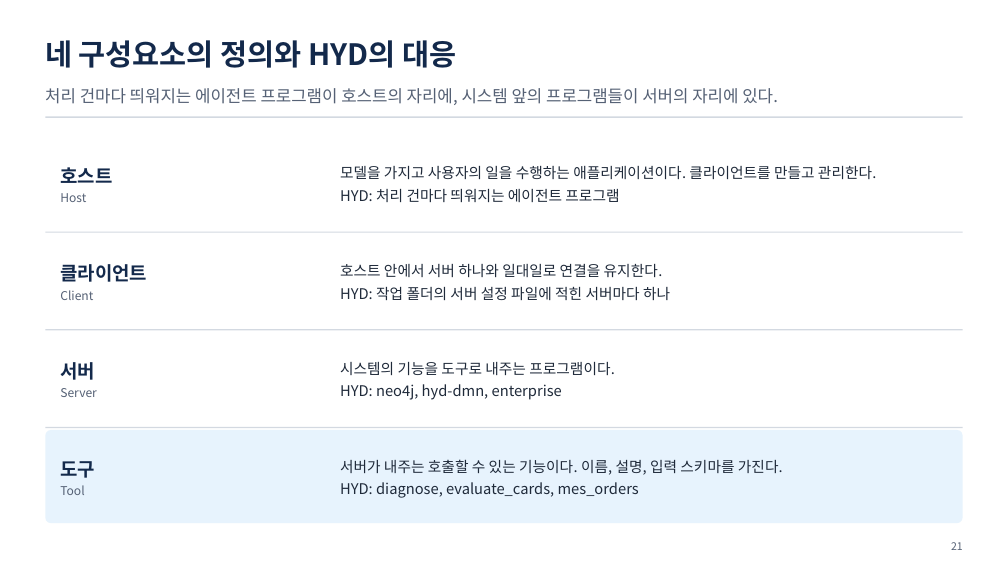
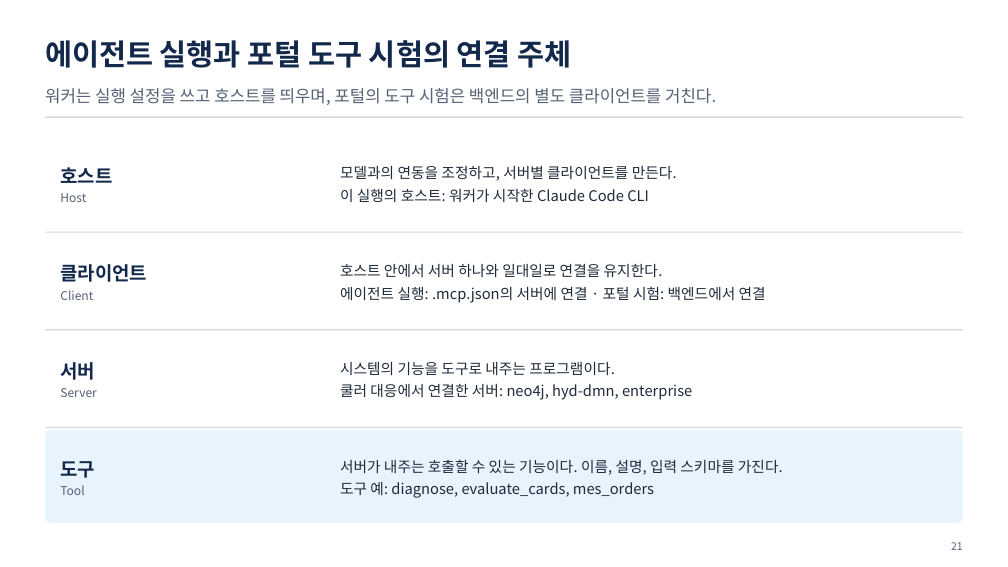
Before and after one commit to uengine-oss/hyd-iot-edu, a slide deck: slide 21 of workspace/강의제작/산출물/통합반/이론_오프라인/06회차/통합반_오프라인_06회차.pptx. Drawn at 1008x567 pixels with LibreOffice and Linux fonts; fonts in the diff are those of the drawing. Boxes give left, top, right and bottom in pixels: in the first picture for what was removed or moved away, otherwise in the second. Text is boxed around its words. In the diff, an @@ line names an element or a change of style, - is before the commit and + after.

Commit message:
통합반 현장 6회차 17~28장 MCP 도구 발견·입력 스키마·업무 응답과 stdio·HTTP 연결을 현장 화면·원본·노트로 검증한다

```diff
--- a/workspace/강의제작/산출물/통합반/이론_오프라인/06회차/통합반_오프라인_06회차.pptx
+++ b/workspace/강의제작/산출물/통합반/이론_오프라인/06회차/통합반_오프라인_06회차.pptx
@@ text at [45,40,571,68]: text changed @@
-네 구성요소의 정의와 HYD의 대응
+에이전트 실행과 포털 도구 시험의 연결 주체
@@ text at [45,88,716,105]: text changed @@
-처리 건마다 띄워지는 에이전트 프로그램이 호스트의 자리에, 시스템 앞의 프로그램들이 서버의 자리에 있다.
+워커는 실행 설정을 쓰고 호스트를 띄우며, 포털의 도구 시험은 백엔드의 별도 클라이언트를 거친다.
@@ text at [340,166,677,202]: text changed @@
-모델을 가지고 사용자의 일을 수행하는 애플리케이션이다. 클라이언트를 만들고 관리한다.
-HYD: 처리 건마다 띄워지는 에이전트 프로그램
+모델과의 연동을 조정하고, 서버별 클라이언트를 만든다.
+이 실행의 호스트: 워커가 시작한 Claude Code CLI
@@ text at [340,286,766,303]: text changed @@
-HYD: 작업 폴더의 서버 설정 파일에 적힌 서버마다 하나
+에이전트 실행: .mcp.json의 서버에 연결 · 포털 시험: 백엔드에서 연결
@@ text at [340,384,692,400]: text changed @@
-HYD: neo4j, hyd-dmn, enterprise
+쿨러 대응에서 연결한 서버: neo4j, hyd-dmn, enterprise
@@ text at [340,482,654,498]: text changed @@
-HYD: diagnose, evaluate_cards, mes_orders
+도구 예: diagnose, evaluate_cards, mes_orders
```
Also in this commit, not shown: 11 other slides changed, 10 other files.
